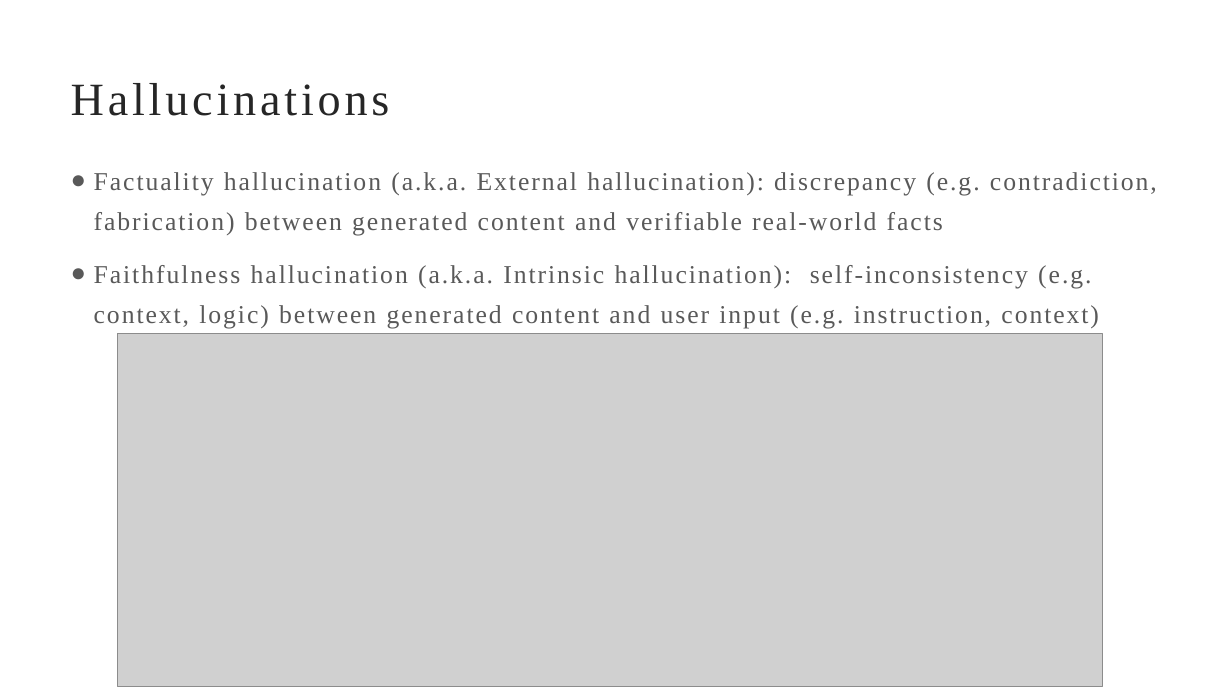
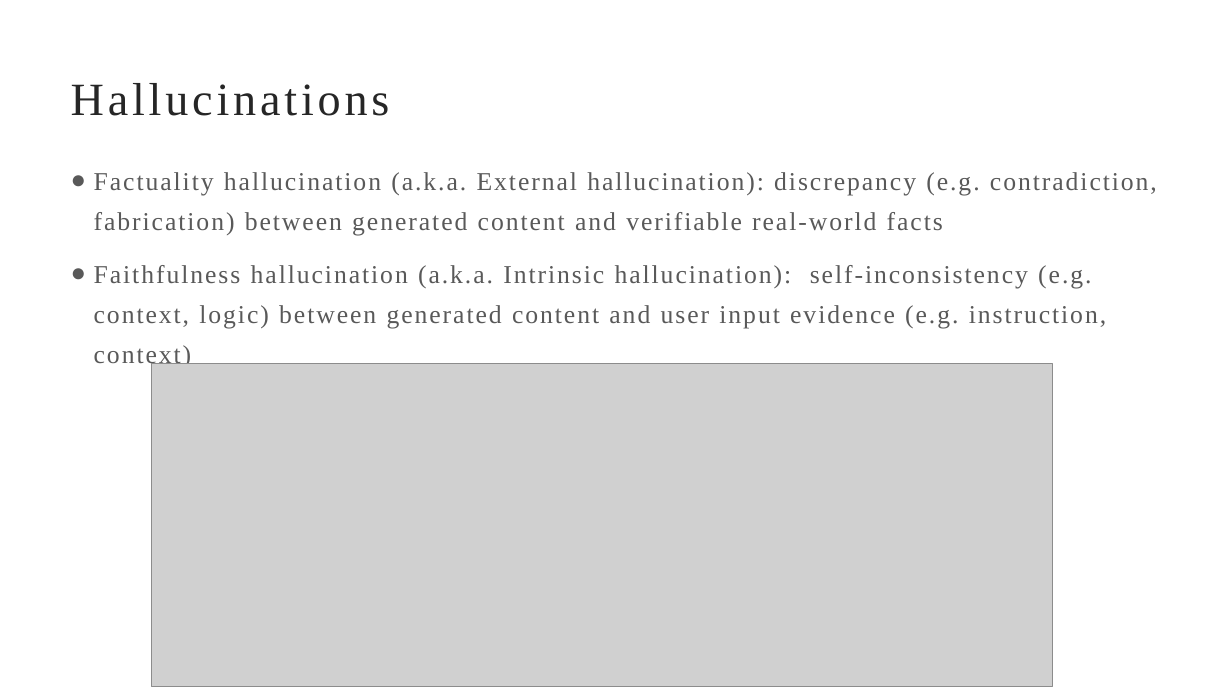
Before and after one commit to ZacharyG666/Presentation, a slide deck: slide 4 of Trustworthiness/Groundedness/Groundedness.pptx. Drawn at 1232x693 pixels with LibreOffice and Linux fonts; fonts in the diff are those of the drawing; grey boxes stand for pictures. Boxes give left, top, right and bottom in pixels: in the first picture for what was removed or moved away, otherwise in the second. Text is boxed around its words. In the diff, an @@ line names an element or a change of style, - is before the commit and + after.

```diff
--- a/Trustworthiness/Groundedness/Groundedness.pptx
+++ b/Trustworthiness/Groundedness/Groundedness.pptx
@@ text at <box>94,265,1106,368</box>: text changed @@
-● Faithfulness hallucination (a.k.a. Intrinsic hallucination): self-inconsistency (e.g. context, logic) between generated content and user input (e.g. instruction, context)
+● Faithfulness hallucination (a.k.a. Intrinsic hallucination): self-inconsistency (e.g. context, logic) between generated content and user input evidence (e.g. instruction, context)
@@ picture: place and size @@
-picture at <box>117,334,1103,687</box>
+picture at <box>152,364,1052,687</box>
```
